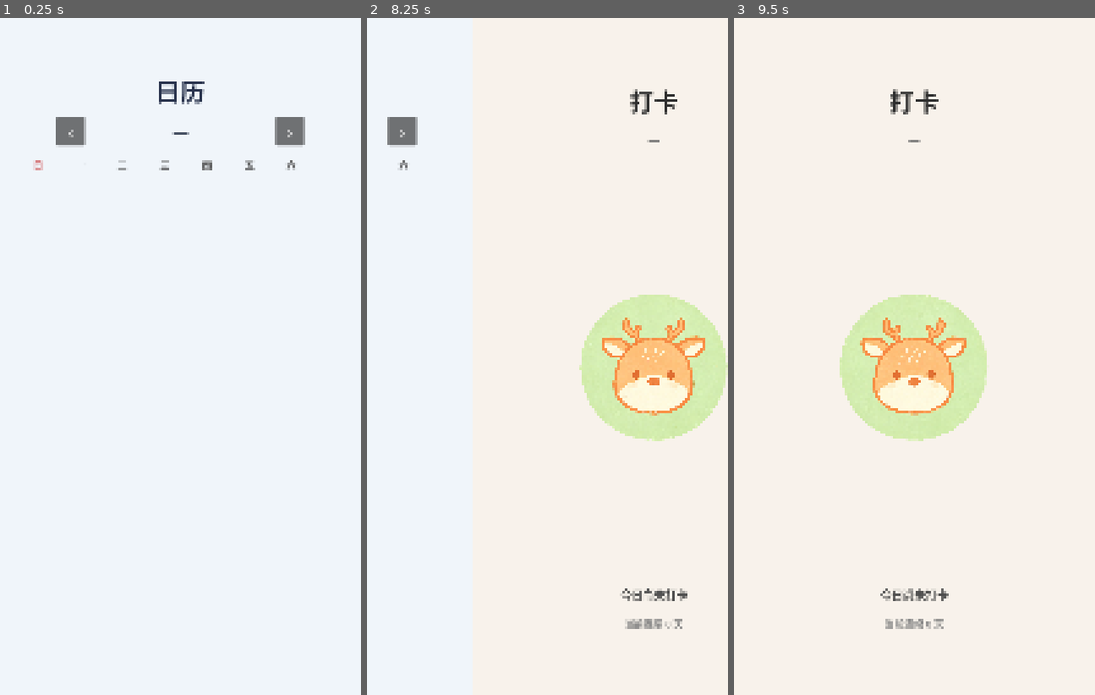
Above: before the commit, frames 1-3 (left to right).
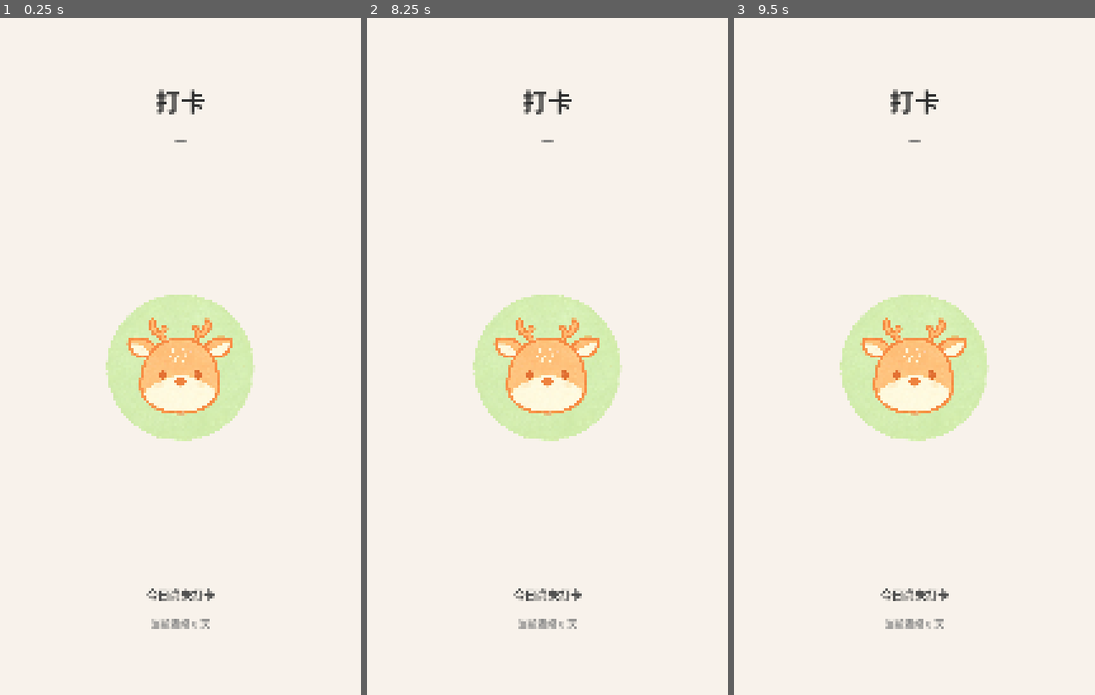
Above: after the commit, the same moments.

Repository: HRSmallRui/Lulema
Game: Godot game, scene res://Scenes/main.tscn
Two runs of this game, one before a commit and one after it. Both use one fixed random seed, a clock stepped at 60 frames per second and the inputs below.
Inputs (mouse positions are in pixels of both pictures, inside the frame that each line leads up to):
- Up to frame 1 (0.25 s): no input
- Up to frame 2 (8.25 s): click (439, 133) at 0.5 s, where only the run before the commit has a clickable "‹"; click (547, 370) at 1.27 s; click (655, 133) at 2 s, where only the run before the commit has a clickable "›"; click (439, 133) at 2.75 s, where only the run before the commit has a clickable "‹"; click (547, 370) at 3.52 s; click (655, 133) at 4.25 s, where only the run before the commit has a clickable "›"; click (439, 133) at 5 s, where only the run before the commit has a clickable "‹"; click (547, 370) at 5.77 s; click (655, 133) at 6.5 s, where only the run before the commit has a clickable "›"; tap Enter at 7.25 s; move the mouse to (626, 322) at 7.27 s; press the mouse at (626, 322) at 7.28 s; tap Space at 8 s; move the mouse to (475, 390) at 8.02 s; release the mouse at (475, 390) at 8.03 s; click (475, 390) at 8.1 s
- Up to frame 3 (9.5 s): tap Enter at 8.75 s; move the mouse to (950, 207) at 8.77 s; press the mouse at (950, 207) at 8.78 s

The runs differ from the first frame. In frame 1, 8.6% of the frame differs, in the area x 9-85%, y 9-91%; in frame 2, 12%, in the area x 5-100%, y 10-91%; in frame 3, 0.4%.

Commit message:
<refactor>重构场景

Diff:
--- a/Scenes/main.tscn
+++ b/Scenes/main.tscn
@@ -22,27 +22,22 @@
 grow_horizontal = 2
 grow_vertical = 2
 
-[node name="ScrollContainer" type="ScrollContainer" parent="." unique_id=216818154]
+[node name="HBoxContainer" type="HBoxContainer" parent="." unique_id=1221679569]
 layout_mode = 1
 anchors_preset = 15
 anchor_right = 1.0
 anchor_bottom = 1.0
 grow_horizontal = 2
 grow_vertical = 2
-mouse_filter = 0
-horizontal_scroll_mode = 3
 
-[node name="HBoxContainer" type="HBoxContainer" parent="ScrollContainer" unique_id=1599408977]
-layout_mode = 2
-mouse_filter = 2
-
-[node name="CalendarMenu" parent="ScrollContainer/HBoxContainer" unique_id=1600915713 instance=ExtResource("1_8gbba")]
+[node name="CalendarMenu" parent="HBoxContainer" unique_id=1579144087 instance=ExtResource("1_8gbba")]
 layout_mode = 2
 
-[node name="CenterMenu" parent="ScrollContainer/HBoxContainer" unique_id=241613675 instance=ExtResource("2_jjvhh")]
+[node name="CenterMenu" parent="HBoxContainer" unique_id=534717266 instance=ExtResource("2_jjvhh")]
 layout_mode = 2
 
-[node name="StatisticsMenu" parent="ScrollContainer/HBoxContainer" unique_id=567573133 instance=ExtResource("3_kry3j")]
+[node name="StatisticsMenu" parent="HBoxContainer" unique_id=1399344487 instance=ExtResource("3_kry3j")]
 layout_mode = 2
 
-[connection signal="gui_input" from="ScrollContainer" to="." method="_on_scroll_container_gui_input"]
+[node name="Camera2D" type="Camera2D" parent="." unique_id=157592854]
+anchor_mode = 0
--- a/Scripts/main.gd
+++ b/Scripts/main.gd
@@ -1,42 +1,3 @@
 extends Control
 
-var is_scrolling: bool = true
-var nearest_node: Control
-var step: float = 1280
-var move_tween: Tween
-
-@onready var h_box_container: HBoxContainer = $ScrollContainer/HBoxContainer
-@onready var scroll_container: ScrollContainer = $ScrollContainer
-@onready var calendar_menu: Control = $ScrollContainer/HBoxContainer/CalendarMenu
-@onready var center_menu: Control = $ScrollContainer/HBoxContainer/CenterMenu
-@onready var statistics_menu: Control = $ScrollContainer/HBoxContainer/StatisticsMenu
-
-
-func _process(delta: float) -> void:
-
-	pass
-
-
-func snap_to_scroll():
-	if nearest_node == null: return
-	if move_tween != null:
-		move_tween.kill()
-	move_tween = create_tween()
-	move_tween.tween_property(scroll_container,"scroll_horizontal",nearest_node.position.x, 0.2)
-	pass
-
-
-func _on_scroll_container_gui_input(event: InputEvent) -> void:
-	if event.is_action_pressed("click"):
-		is_scrolling = true
-		if move_tween != null: move_tween.kill()
-	elif event.is_action_released("click"):
-		is_scrolling = false
-		for component: Control in h_box_container.get_children():
-			if nearest_node == null:
-				nearest_node = component
-				continue
-			if abs(nearest_node.global_position.x) > abs(component.global_position.x):
-				nearest_node = component
-		snap_to_scroll()
-	pass # Replace with function body.
+@onready var camera_2d: Camera2D = $Camera2D
--- a/project.godot
+++ b/project.godot
@@ -14,6 +14,7 @@
 config/tags=PackedStringArray("git_project")
 run/main_scene="uid://cqa8brjeav0fr"
 config/features=PackedStringArray("4.7", "GL Compatibility")
+boot_splash/show_image=false
 config/icon="uid://b3etyeatw3day"
 
 [display]
@@ -24,6 +25,7 @@
 window/size/window_height_override=1200
 window/stretch/mode="canvas_items"
 window/stretch/aspect="expand"
+window/handheld/orientation=1
 
 [file_customization]
 
Not shown, changed: export_presets.cfg
